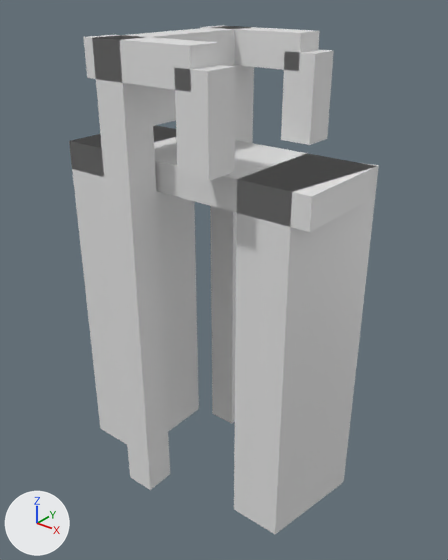
An edit to the glTF model models/oud-alblas/oud-alblas-brug-5c5ae3fd/oud-alblas-brug-5c5ae3fd.glb, drawn before and after from the same camera.
Rendered twice from a 50 mm camera at (10.32, -12.39, 4.24) aimed at (0.27, 0.17, -3.55). Arrows for +X, +Y and +Z are at lower left; the lights stay in place. The older version comes first.

Objects in the first picture: 'building:balans', 'building:balans 2', 'building:contragewicht', 'building:hamei', 'building:hamei 2', 'building:hangstang', 'building:hangstang 2', 'building:portaal', 'road:dek', 'road:landhoofd (aangenomen)', 'road:landhoofd (aangenomen) 2'.
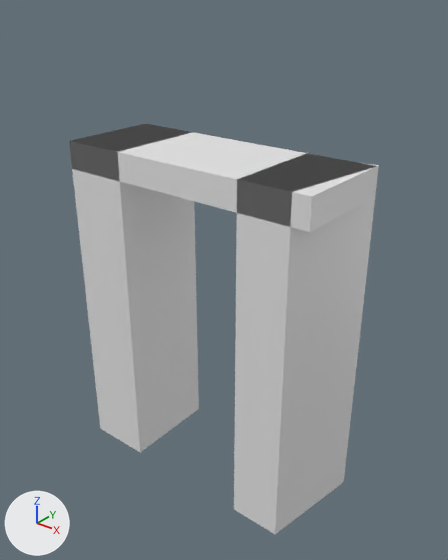
Changed parts and their boxes (x1, y1, x2, y2) in the pictures (448 x 560 px):
'building:hamei 2', deleted: before (92, 35, 170, 490)
'building:hamei', deleted: before (210, 27, 254, 423)
'building:hangstang 2', deleted: before (174, 65, 235, 181)
'building:balans 2', deleted: before (84, 35, 219, 92)
'building:hangstang', deleted: before (281, 49, 334, 145)
'building:balans', deleted: before (200, 25, 320, 71)
'building:portaal', deleted: before (110, 27, 242, 66)
'building:contragewicht', deleted: before (151, 87, 176, 126)

The change, as a diff of the scene's bpy script:
```diff
--- a/models/oud-alblas/oud-alblas-brug-5c5ae3fd/oud-alblas-brug-5c5ae3fd.glb.py
+++ b/models/oud-alblas/oud-alblas-brug-5c5ae3fd/oud-alblas-brug-5c5ae3fd.glb.py
@@ ob_building_hamei @@
-ob_building_hamei = bpy.data.objects.new('building:hamei', me_hamei)
-ob_building_hamei.location = (0.0, 0.0, 0.0)
@@ ob_building_hamei_2 @@
-ob_building_hamei_2 = bpy.data.objects.new('building:hamei 2', me_hamei_2)
-ob_building_hamei_2.location = (0.0, 0.0, 0.0)
@@ ob_building_portaal @@
-ob_building_portaal = bpy.data.objects.new('building:portaal', me_portaal)
-ob_building_portaal.location = (0.0, 0.0, 0.0)
@@ ob_building_balans @@
-ob_building_balans = bpy.data.objects.new('building:balans', me_balans)
-ob_building_balans.location = (0.0, 0.0, 0.0)
@@ ob_building_hangstang @@
-ob_building_hangstang = bpy.data.objects.new('building:hangstang', me_hangstang)
-ob_building_hangstang.location = (0.0, 0.0, 0.0)
@@ ob_building_balans_2 @@
-ob_building_balans_2 = bpy.data.objects.new('building:balans 2', me_balans_2)
-ob_building_balans_2.location = (0.0, 0.0, 0.0)
@@ ob_building_hangstang_2 @@
-ob_building_hangstang_2 = bpy.data.objects.new('building:hangstang 2', me_hangstang_2)
-ob_building_hangstang_2.location = (0.0, 0.0, 0.0)
@@ ob_building_contragewicht @@
-ob_building_contragewicht = bpy.data.objects.new('building:contragewicht', me_contragewicht)
-ob_building_contragewicht.location = (0.0, 0.0, 0.0)
```
